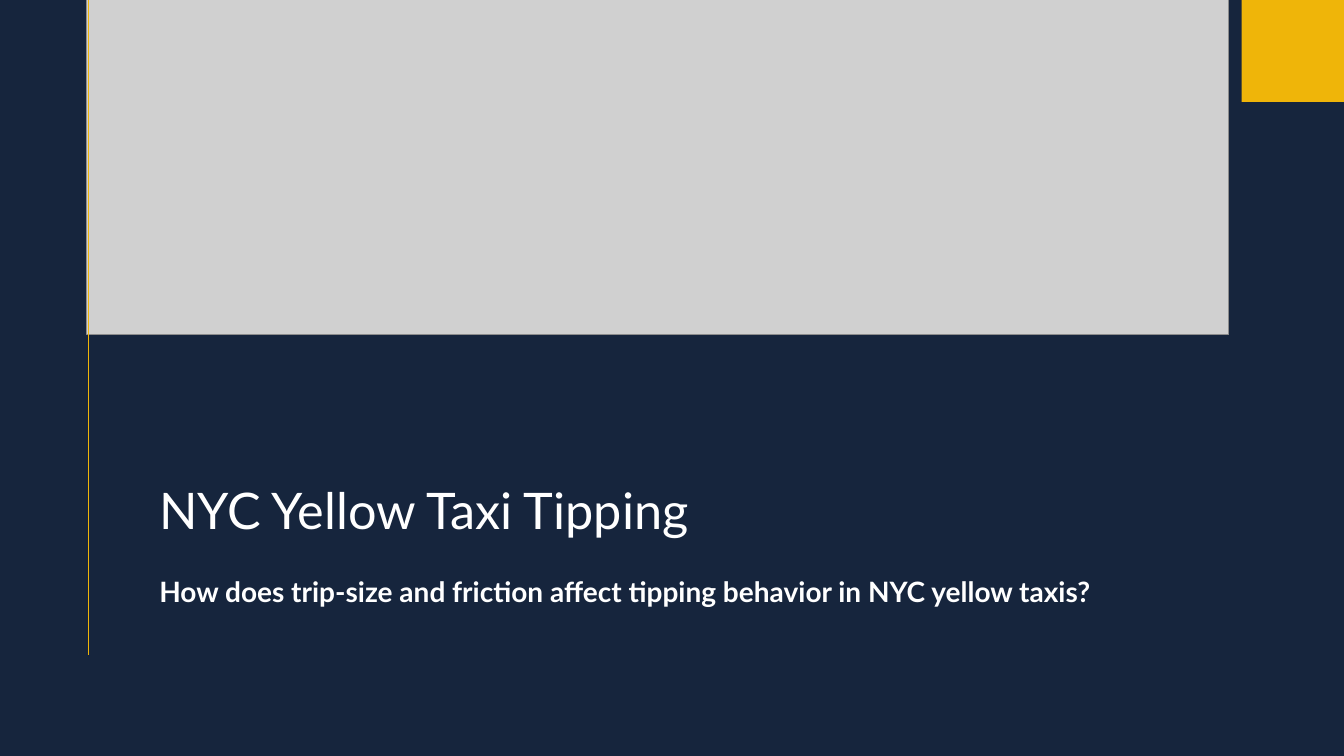
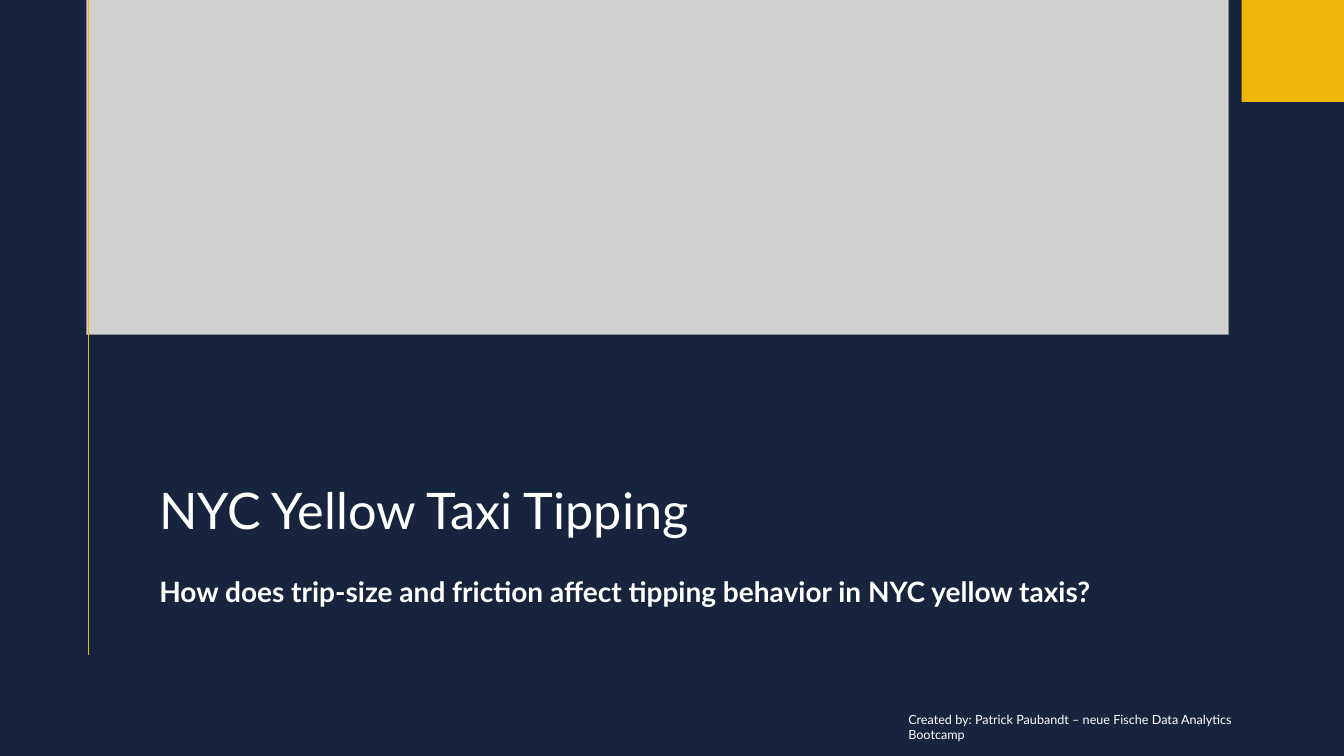
Before and after one commit to PatrickPaubandt/Capstone-project-NYCTaxi, a slide deck: slide 1 of docs/Presentation_TableauStory/NYC Yellow Taxi Tipping Presentation Intro and conclusion.pptx. Drawn at 1344x756 pixels with LibreOffice and Linux fonts; fonts in the diff are those of the drawing; grey boxes stand for pictures. Boxes give left, top, right and bottom in pixels: in the first picture for what was removed or moved away, otherwise in the second. Text is boxed around its words. In the diff, an @@ line names an element or a change of style, - is before the commit and + after.

```diff
--- a/docs/Presentation_TableauStory/NYC Yellow Taxi Tipping Presentation Intro and conclusion.pptx
+++ b/docs/Presentation_TableauStory/NYC Yellow Taxi Tipping Presentation Intro and conclusion.pptx
@@ text added at (x1=908, y1=714, x2=1232, y2=741), 9 pt, text #FFFFFF @@
+Created by: Patrick Paubandt – neue Fische Data Analytics Bootcamp
```
Also in this commit, not shown: 1 slide added, 7 other files.
